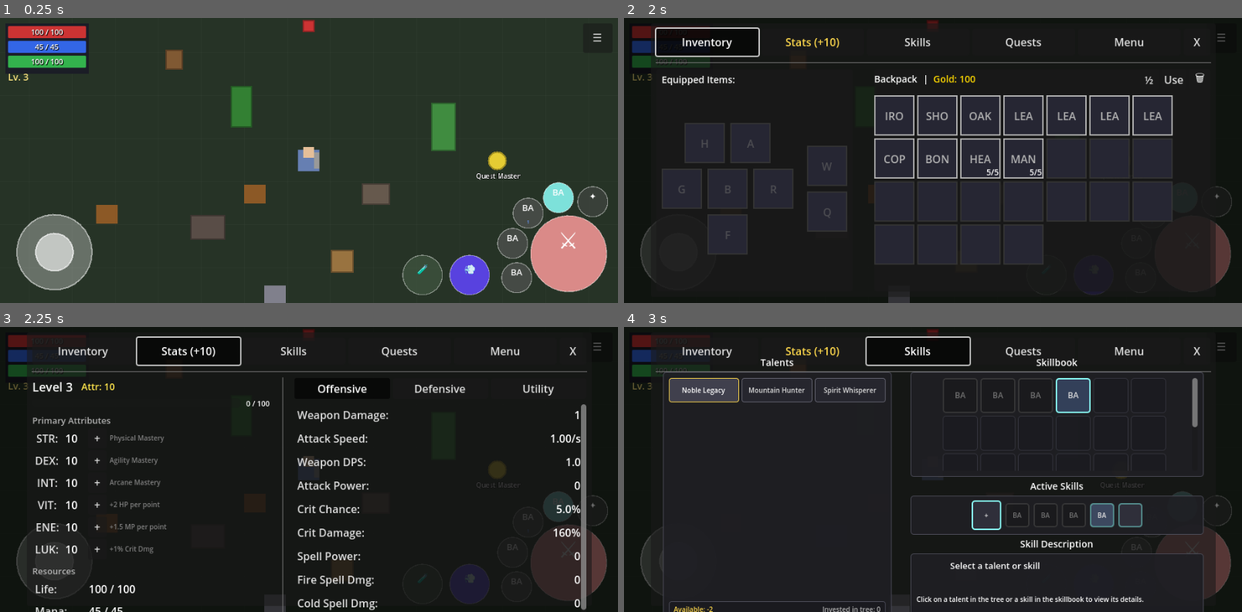
Above: before the commit, frames 1-4 (two rows, left to right).
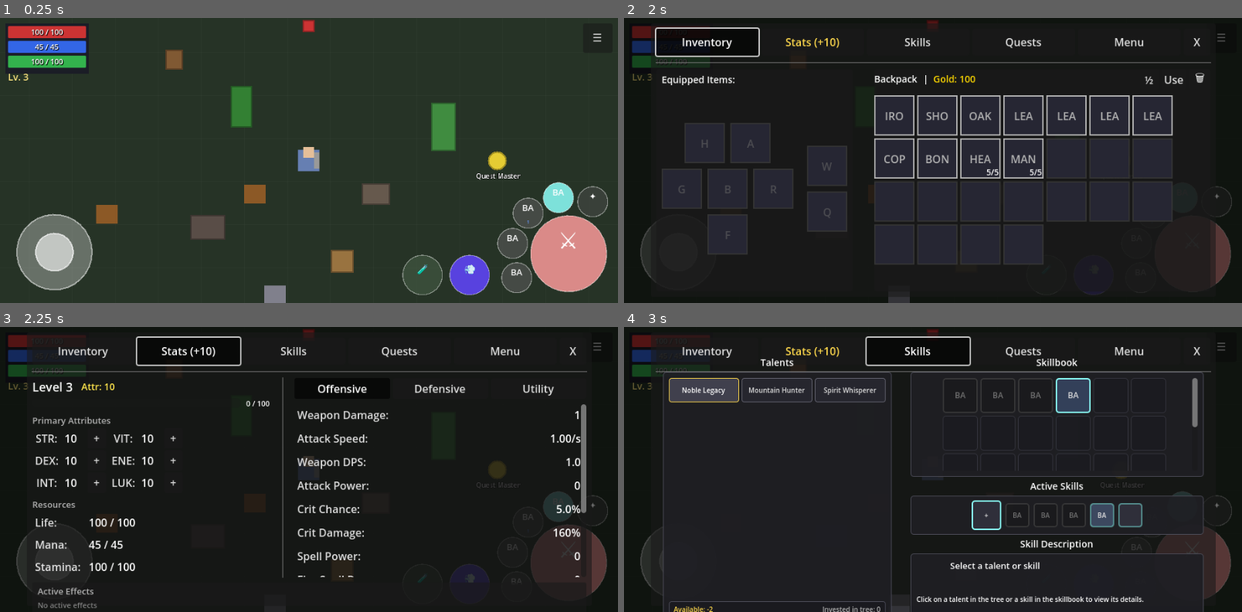
Above: after the commit, the same moments.

Repository: MatousHruska/MobileTestia
Game: Godot game, scene res://scenes/world/test_zone.tscn
The game is run twice, just before and just after one commit, with the same random seed, the same clock (stepped at 60 frames per second) and the same inputs.
Inputs:
- Up to frame 1 (0.25 s): no input
- Up to frame 2 (2 s): click "☰" at 0.5 s; click "Inventory" at 1.25 s
- Up to frame 3 (2.25 s): click "Stats (+10)" at 2 s
- Up to frame 4 (3 s): click "Skills" at 2.75 s

Frames 1-2 are identical in both runs. In frame 3, 3.0% of the frame differs, in the area x 5-95%, y 37-100%; in frame 4, nothing differs.

Commit message:
Reorganize primary attributes into two columns
- STR/VIT, DEX/ENE, INT/LUK side by side
- Remove hint descriptions (popup now provides details)
- Cleaner 6-column grid layout

Diff:
--- a/scripts/ui/menu/stats_panel.gd
+++ b/scripts/ui/menu/stats_panel.gd
@@ -191,35 +191,38 @@
 	container.add_child(title)
 
 	var grid := GridContainer.new()
-	grid.columns = 4
+	grid.columns = 6  # Label, Value, Plus | Label, Value, Plus
 	grid.add_theme_constant_override("h_separation", 4)
 	grid.add_theme_constant_override("v_separation", 2)
 
-	var attributes := [
-		["STR", "strength", "Physical Mastery"],
-		["DEX", "dexterity", "Agility Mastery"],
-		["INT", "intelligence", "Arcane Mastery"],
-		["VIT", "vitality", "+2 HP per point"],
-		["ENE", "energy", "+1.5 MP per point"],
-		["LUK", "luck", "+1% Crit Dmg"],
+	# Two columns: left (STR, DEX, INT) | right (VIT, ENE, LUK)
+	var attribute_pairs := [
+		[["STR", "strength"], ["VIT", "vitality"]],
+		[["DEX", "dexterity"], ["ENE", "energy"]],
+		[["INT", "intelligence"], ["LUK", "luck"]],
 	]
 
-	for attr in attributes:
-		var row := _create_attribute_row(attr[0], attr[1], attr[2])
-		for child in row:
+	for pair in attribute_pairs:
+		# Left column attribute
+		var left := _create_attribute_row(pair[0][0], pair[0][1])
+		for child in left:
+			grid.add_child(child)
+		# Right column attribute
+		var right := _create_attribute_row(pair[1][0], pair[1][1])
+		for child in right:
 			grid.add_child(child)
 
 	container.add_child(grid)
 	return container
 
 
-func _create_attribute_row(abbrev: String, stat_name: String, hint: String) -> Array:
+func _create_attribute_row(abbrev: String, stat_name: String) -> Array:
 	# Label (tap/hold for description popup)
 	var label := Button.new()
 	label.name = abbrev + "Label"
 	label.flat = true
 	label.text = abbrev + ":"
-	label.custom_minimum_size = Vector2(45, 0)
+	label.custom_minimum_size = Vector2(40, 0)
 	label.gui_input.connect(_on_stat_button_input.bind(stat_name, label))
 
 	# Value
@@ -235,22 +238,13 @@
 	plus_btn.custom_minimum_size = Vector2(28, 28)
 	plus_btn.pressed.connect(_on_allocate_pressed.bind(stat_name))
 
-	# Info text
-	var info := Label.new()
-	info.name = abbrev + "Info"
-	info.text = hint
-	info.add_theme_font_size_override("font_size", 10)
-	info.modulate = Color(0.5, 0.5, 0.5)
-	info.size_flags_horizontal = Control.SIZE_EXPAND_FILL
-
 	_attribute_rows[stat_name] = {
 		"label": label,
 		"value": value,
 		"plus": plus_btn,
-		"info": info
 	}
 
-	return [label, value, plus_btn, info]
+	return [label, value, plus_btn]
 
 
 func _create_resources_section() -> Control:
